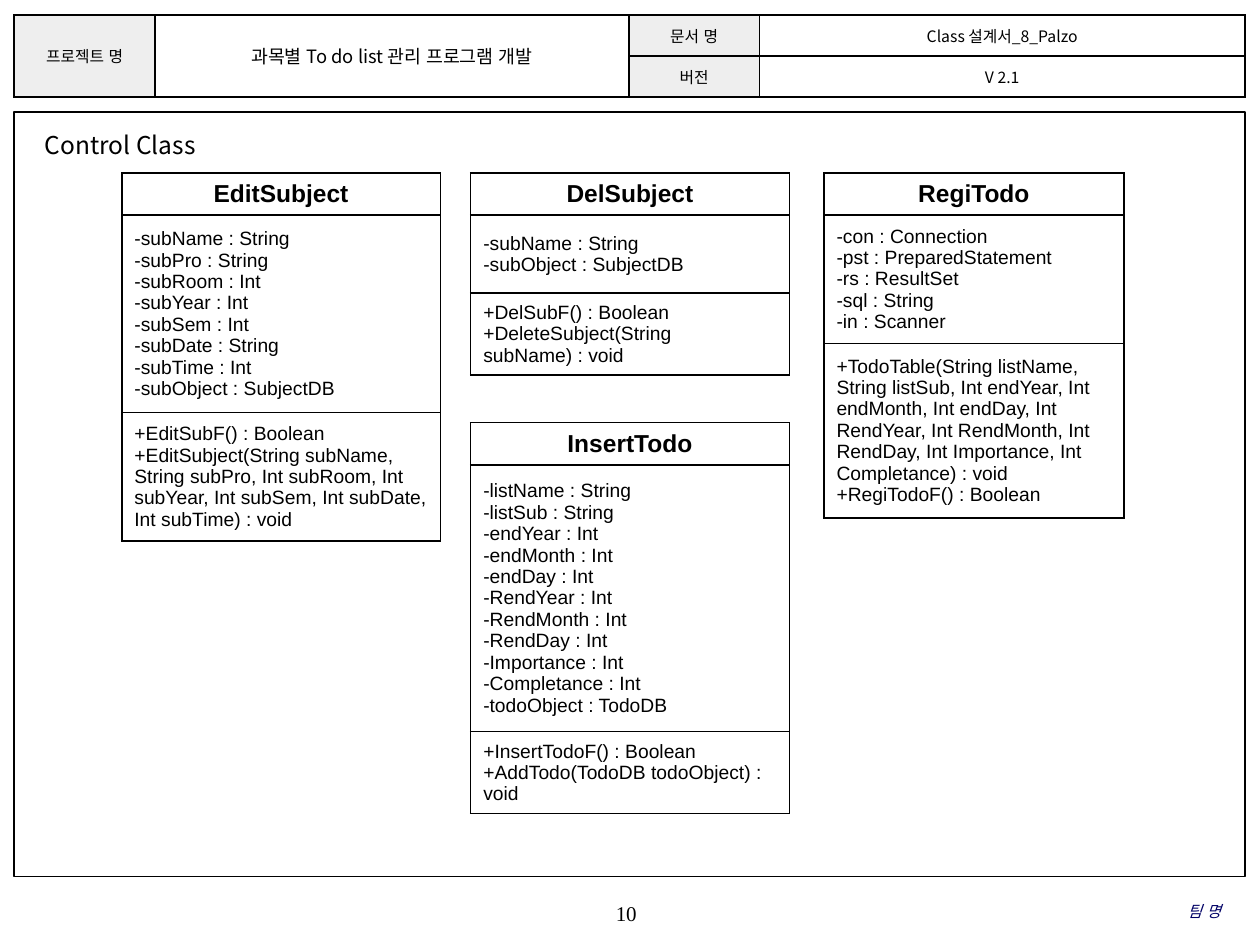
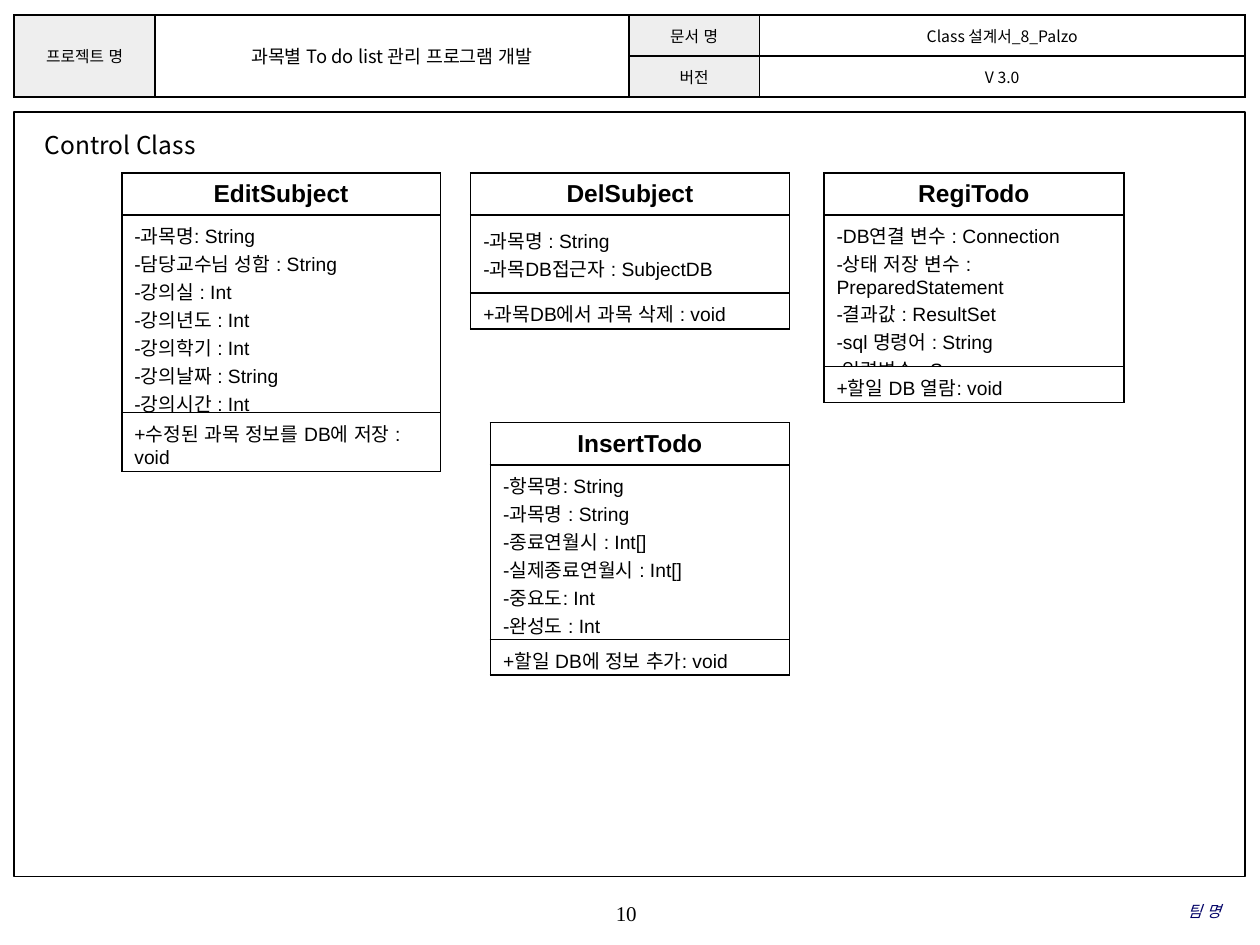
Before and after one commit to SMU-SE-Admin/18-1_8_PALZO_Doc, a slide deck: slide 10 of 03 설계/Class 설계서_8_Palzo.pptx. Drawn at 1260x945 pixels with LibreOffice and Linux fonts; fonts in the diff are those of the drawing; background and template pictures are left out. Boxes give left, top, right and bottom in pixels: in the first picture for what was removed or moved away, otherwise in the second. Text is boxed around its words. In the diff, an @@ line names an element or a change of style, - is before the commit and + after.

Commit message:
#1101 Class 설계서 작성
클래스 속성 및 메소드 한글화, 수정
에러 UI 클래스 추가

```diff
--- a/03 설계/Class 설계서_8_Palzo.pptx
+++ b/03 설계/Class 설계서_8_Palzo.pptx
@@ table at (14,15,1245,97) @@
-row 2, column 4: V 2.1
+row 2, column 4: V 3.0
@@ table at (122,173,441,471) @@
-row 2, column 1: -subName : String / -subPro : String / -subRoom : Int / -subYear : Int / -subSem : Int / -subDate : String / -subTime : Int / -subObject : SubjectDB
+row 2, column 1: -과목명: String / -담당교수님 성함 : String / -강의실 : Int / -강의년도 : Int / -강의학기 : Int / -강의날짜 : String / -강의시간 : Int / -과목DB접근자 : SubjectDB
-row 3, column 1: +EditSubF() : Boolean / +EditSubject(String subName, String subPro, Int subRoom, Int subYear, Int subSem, Int subDate, Int subTime) : void
+row 3, column 1: +수정된 과목 정보를 DB에 저장 : void
@@ table at (471,173,790,329) @@
-row 2, column 1: -subName : String / -subObject : SubjectDB
+row 2, column 1: -과목명 : String / -과목DB접근자 : SubjectDB
-row 3, column 1: +DelSubF() : Boolean / +DeleteSubject(String subName) : void
+row 3, column 1: +과목DB에서 과목 삭제 : void
@@ table at (824,173,1124,402) @@
-row 2, column 1: -con : Connection / -pst : PreparedStatement / -rs : ResultSet / -sql : String / -in : Scanner
+row 2, column 1: -DB연결 변수 : Connection / -상태 저장 변수 : PreparedStatement / -결과값 : ResultSet / -sql 명령어 : String / -입력변수 : Scanner
-row 3, column 1: +TodoTable(String listName, String listSub, Int endYear, Int endMonth, Int endDay, Int RendYear, Int RendMonth, Int RendDay, Int Importance, Int Completance) : void / +RegiTodoF() : Boolean
+row 3, column 1: +할일 DB 열람: void
@@ table at (490,423,789,675) @@
-row 2, column 1: -listName : String / -listSub : String / -endYear : Int / -endMonth : Int / -endDay : Int / -RendYear : Int / -RendMonth : Int / -RendDay : Int / -Importance : Int / -Completance : Int / -todoObject : TodoDB
+row 2, column 1: -항목명: String / -과목명 : String / -종료연월시 : Int[] / -실제종료연월시 : Int[] / -중요도: Int / -완성도 : Int / -할일DB접근자: TodoDB
-row 3, column 1: +InsertTodoF() : Boolean / +AddTodo(TodoDB todoObject) : void
+row 3, column 1: +할일 DB에 정보 추가: void
@@ table: place and size @@
-table at (471,423,790,814)
+table at (490,423,789,675)
```
Also in this commit, not shown: 10 other slides changed, 2 slides added, 2 slides removed.
